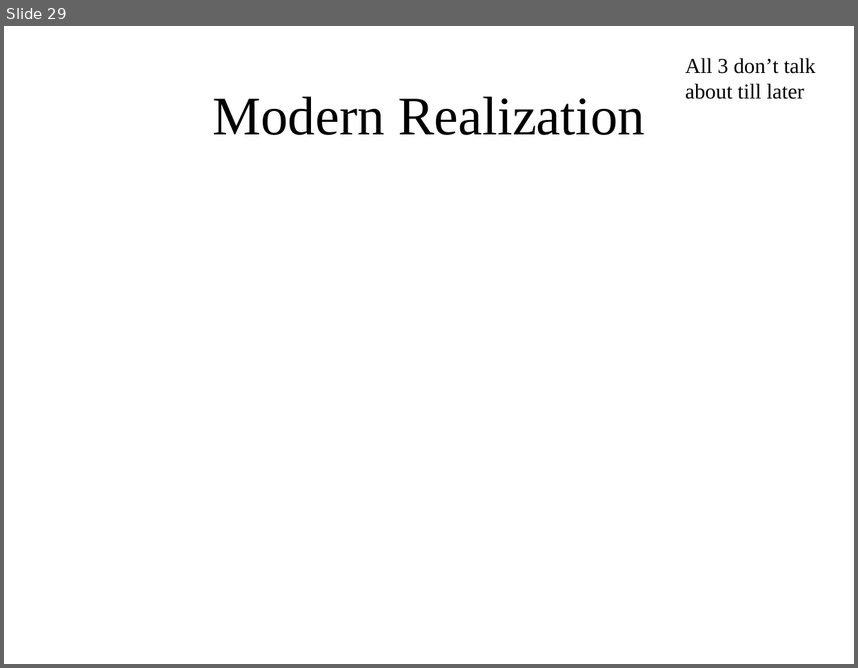
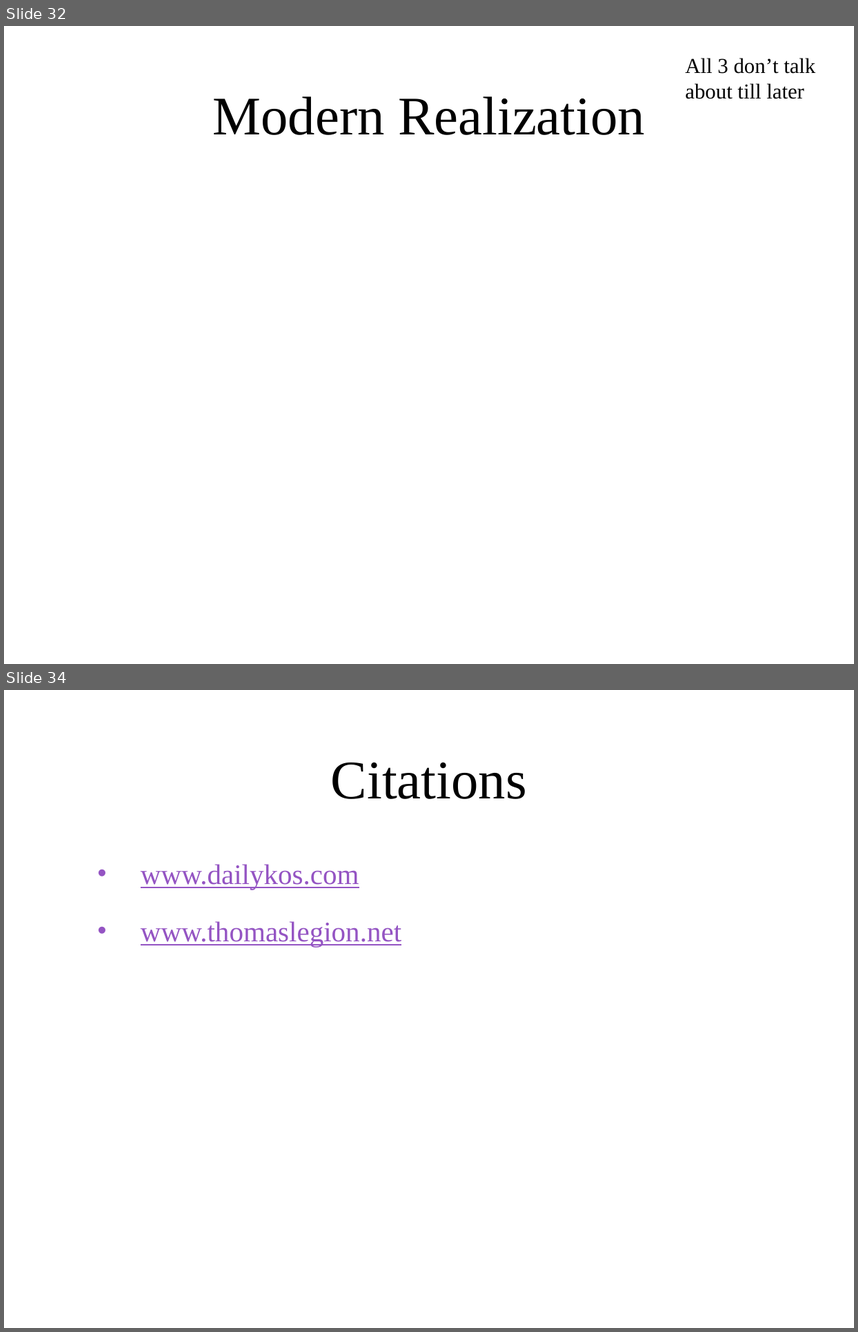
Before and after one commit to ngb3748/SS-Archive-proj, a slide deck: Archive project.pptx. Shown one above the other, each under a label of ours: slide 29 before the commit, slides 32 and 34 after it; the slides between them are not shown. The pictures are 858x668 and 858x1332 pixels, drawn with LibreOffice and Linux fonts; fonts in the diff are those of the drawing; background and template pictures are left out. Boxes give left, top, right and bottom in pixels: in the first picture for what was removed or moved away, otherwise in the second. Text is boxed around its words. In the diff, an @@ line names an element or a change of style, - is before the commit and + after.

Commit message:
Finished 61 and part of 62 as well as all the citations

```diff
--- a/Archive project.pptx
+++ b/Archive project.pptx
@@ slide 34 added at [4, 690, 854, 1328], background picture (left out) @@
@@ title added at [331, 762, 527, 799], 46 pt, text #000000 @@
+Citations
@@ text added at [141, 864, 401, 947], 24 pt, text #9454C3, underline @@
+• www.dailykos.com
+• www.thomaslegion.net
@@ what was slide 29 is now slide 32 @@
```
Also in this commit, not shown: 8 slides changed, 4 other slides added, 1 slide removed.
